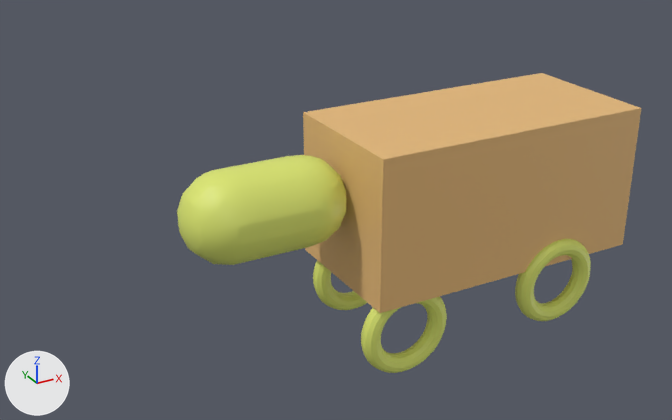
The OBJ model resources/untitled.obj: old version first, new version second.
Before and after are seen from a 50 mm lens placed at (-9.3, -22.8, 13.05), pointed at (2.3, -1.71, 2.5). Every picture has the same lights, and +X, +Y and +Z are marked at lower left. Where no turn or scale is listed for an object, it has been applied to the vertices.

Before the edit, the objects in view are built like this:
```python
me_cube = bpy.data.meshes.new('Cube')
me_cube.from_pydata(...)  # a box spanning x 1.2..9.2, y -5.93..-1.93, z 1.6..5.6
me_cube.materials.append(mat_material_001)  # beige #e7ba78
me_mball = bpy.data.meshes.new('Mball')
me_mball.from_pydata(...)  # 282 vertices, 330 faces; spans x -2.98..1.28, y -4.96..-2.7, z 2.86..5.16
me_mball.materials.append(mat_material_002)  # yellow #dde770
me_torus_001 = bpy.data.meshes.new('Torus.001')
me_torus_001.from_pydata(...)  # 576 vertices, 576 faces; spans x 5.56..8.06, y -6.13..-5.58, z -0.19..2.31
me_torus_001.materials.append(mat_material_002)  # yellow #dde770
me_torus_002 = bpy.data.meshes.new('Torus.002')
me_torus_002.from_pydata(...)  # 576 vertices, 576 faces; spans x 0.92..3.42, y -5.85..-5.3, z -0.55..1.95
me_torus_002.materials.append(mat_material_002)  # yellow #dde770
me_torus_003 = bpy.data.meshes.new('Torus.003')
me_torus_003.from_pydata(...)  # 576 vertices, 576 faces; spans x 1.25..3.75, y -2.61..-2.06, z -0.41..2.09
me_torus_003.materials.append(mat_material_002)  # yellow #dde770
ob_cube = bpy.data.objects.new('Cube', me_cube)
ob_cube.location = (0.0, 0.0, 0.0)
ob_mball = bpy.data.objects.new('Mball', me_mball)
ob_mball.location = (0.0, 0.0, 0.0)
ob_torus_001 = bpy.data.objects.new('Torus.001', me_torus_001)
ob_torus_001.location = (0.0, 0.0, 0.0)
ob_torus_002 = bpy.data.objects.new('Torus.002', me_torus_002)
ob_torus_002.location = (0.0, 0.0, 0.0)
ob_torus_003 = bpy.data.objects.new('Torus.003', me_torus_003)
ob_torus_003.location = (0.0, 0.0, 0.0)
```
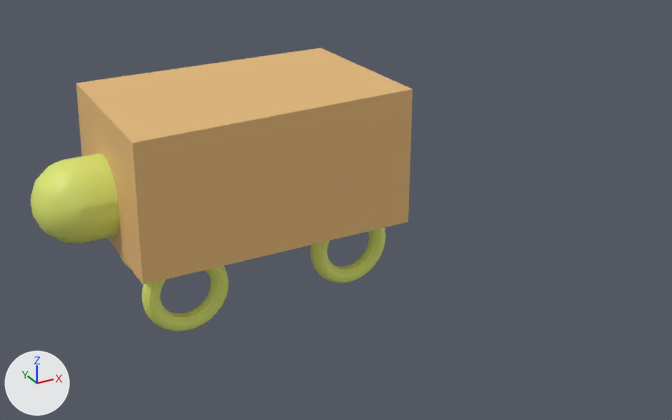
What differs and where, as boxes (x1, y1, x2, y2) in the pictures (672 x 420 px):
'Cube', reshaped
    before: (303, 73, 641, 313)
    after: (76, 48, 413, 285)
'Mball', mesh moved
    before: (177, 155, 346, 265)
    after: (31, 154, 119, 243)
'Torus.002', mesh moved
    before: (361, 296, 447, 373)
    after: (142, 266, 229, 331)
'Torus.001', mesh moved
    before: (515, 239, 591, 321)
    after: (310, 228, 386, 283)
'Torus.003', mesh moved
    before: (313, 260, 367, 310)
    after: (120, 255, 131, 269)

Diff of the bpy script that builds the scene:
```diff
--- a/resources/untitled.obj.py
+++ b/resources/untitled.obj.py
@@ me_cube @@
 me_cube.from_pydata(...)  # 8 vertices, 6 faces; spans x 1.2..9.2, y -5.93..-1.93, z 1.6..5.6
 # used by ob_cube; location = (0.0, 0.0, 0.0)
-me_cube.vertices[0].co = (1.2, -5.93, 1.6)  # pixel (379, 313)
-me_cube.vertices[1].co = (1.2, -5.93, 5.6)  # pixel (383, 159)
-me_cube.vertices[2].co = (1.2, -1.93, 1.6)  # pixel (305, 249)
-me_cube.vertices[3].co = (1.2, -1.93, 5.6)  # pixel (303, 112)
-me_cube.vertices[4].co = (9.2, -5.93, 1.6)  # pixel (622, 244)
-me_cube.vertices[5].co = (9.2, -5.93, 5.6)  # pixel (641, 108)
-me_cube.vertices[6].co = (9.2, -1.93, 1.6)
-me_cube.vertices[7].co = (9.2, -1.93, 5.6)  # pixel (541, 72)
+# me_cube part 1
+me_cube.vertices[0].co = (-3.5, -2.09, 1.8)  # pixel (142, 284)
+me_cube.vertices[1].co = (-3.41, -1.99, 5.56)  # pixel (132, 142)
+me_cube.vertices[2].co = (-3.5, 3.29, 1.79)
+me_cube.vertices[3].co = (-3.41, 3.13, 5.76)  # pixel (76, 83)
+me_cube.vertices[4].co = (4.5, -2.09, 1.8)  # pixel (408, 221)
+me_cube.vertices[5].co = (4.5, -2.08, 5.8)  # pixel (412, 89)
+me_cube.vertices[6].co = (4.5, 3.29, 1.8)
+me_cube.vertices[7].co = (4.49, 3.29, 5.8)  # pixel (320, 47)
 me_cube.materials.append(mat_material_001)
@@ me_mball @@
 me_mball.from_pydata(...)  # 282 vertices, 330 faces; spans x -2.98..1.28, y -4.96..-2.7, z 2.86..5.16
 # used by ob_mball; location = (0.0, 0.0, 0.0)
+# me_mball part 2: the whole mesh is moved by (-2.48, 4.61, -0.8)
 me_mball.materials.append(mat_material_002)
@@ me_torus_001 @@
 me_torus_001.from_pydata(...)  # 576 vertices, 576 faces; spans x 5.56..8.06, y -6.13..-5.58, z -0.19..2.31
 # used by ob_torus_001; location = (0.0, 0.0, 0.0)
+# me_torus_001 part 3: the whole mesh is moved by (-3.72, 4.81, -0.1)
 me_torus_001.materials.append(mat_material_002)
@@ me_torus_002 @@
 me_torus_002.from_pydata(...)  # 576 vertices, 576 faces; spans x 0.92..3.42, y -5.85..-5.3, z -0.55..1.95
 # used by ob_torus_002; location = (0.0, 0.0, 0.0)
+# me_torus_002 part 4: the whole mesh is moved by (-4.14, 4.71, -0.04)
 me_torus_002.materials.append(mat_material_002)
@@ me_torus_003 @@
 me_torus_003.from_pydata(...)  # 576 vertices, 576 faces; spans x 1.25..3.75, y -2.61..-2.06, z -0.41..2.09
 # used by ob_torus_003; location = (0.0, 0.0, 0.0)
+# me_torus_003 part 5: the whole mesh is moved by (-4.14, 4.71, -0.04)
 me_torus_003.materials.append(mat_material_002)
```
